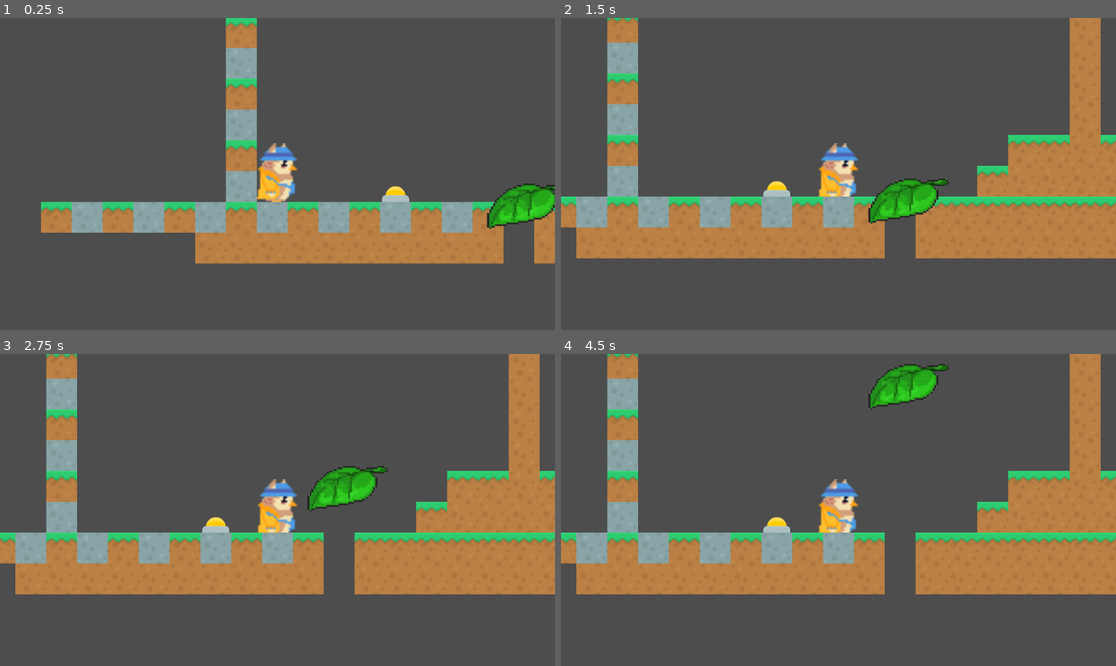
Above: before the commit, frames 1-4 (two rows, left to right).
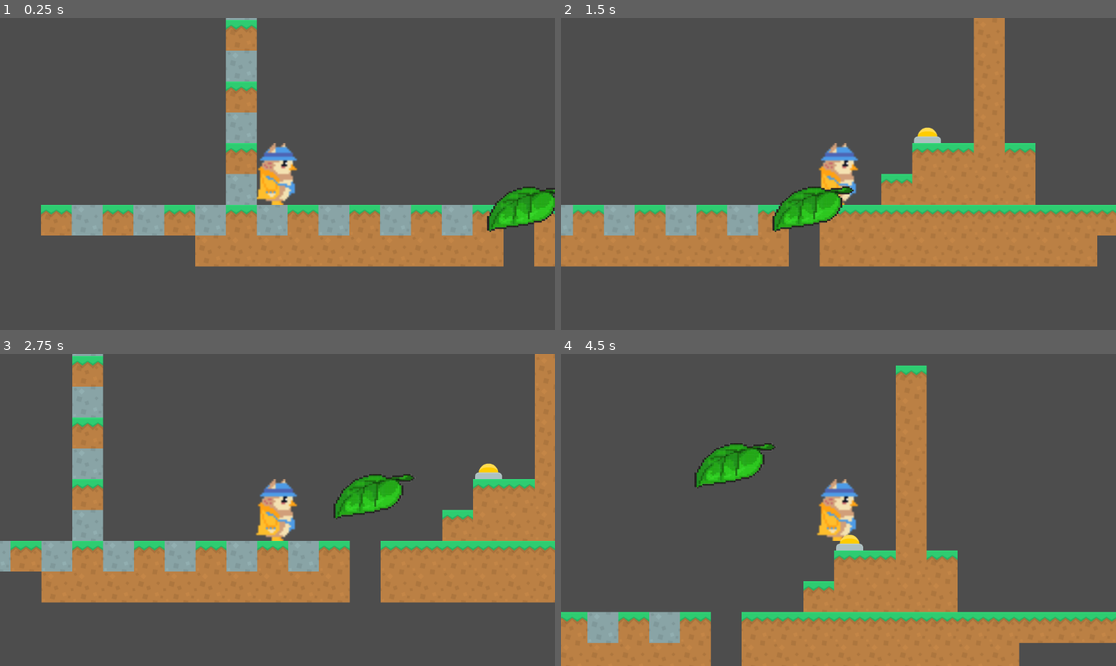
Above: after the commit, the same moments.

Repository: mikanthrop/Projektstudium_Fukurou
Game: Godot game, scene res://assets/scenes/screens/main.tscn
The game is run twice, just before and just after one commit, with the same random seed, the same clock (stepped at 60 frames per second) and the same inputs.
Inputs:
- Up to frame 1 (0.25 s): no input
- Up to frame 2 (1.5 s): tap Enter at 0.5 s; hold Shift (dash) 0.53-1.28 s; hold Right (move_right) from 0.53 s (still down); tap Space (jump) at 0.77 s; tap Ctrl (hold) at 1.35 s
- Up to frame 3 (2.75 s): tap Space (jump) at 1.52 s; release Right (move_right) at 2.03 s; hold Left (move_left) from 2.03 s (still down); hold Shift (dash) from 2.03 s (still down)
- Up to frame 4 (4.5 s): release Left (move_left) at 2.78 s; release Shift (dash) at 2.78 s; hold Right (move_right) 2.78-4.28 s; tap Ctrl (hold) at 2.85, 4.35 s; tap Space (jump) at 3.02, 3.77 s; hold Shift (dash) 3.53-4.28 s; hold Left (move_left) from 4.28 s (still down)

The runs differ from the first frame. In frame 1, 4.1% of the frame differs, in the area x 7-100%, y 0-80%; in frame 2, 27%; in frame 3, 25%; in frame 4, 49%, in the area x 0-100%, y 0-100%.

Commit message:
Fix: Jump Mesures

Diff:
--- a/assets/scenes/screens/main.tscn
+++ b/assets/scenes/screens/main.tscn
@@ -71,6 +71,7 @@
 3:1/0 = 0
 3:1/0/physics_layer_0/linear_velocity = Vector2(0, 0)
 3:1/0/physics_layer_0/angular_velocity = 0.0
+3:1/0/physics_layer_0/polygon_0/points = PackedVector2Array(-32, -32, 32, -32, 32, 32, -32, 32, -32, -32)
 4:1/0 = 0
 4:1/0/physics_layer_0/linear_velocity = Vector2(0, 0)
 4:1/0/physics_layer_0/angular_velocity = 0.0
@@ -340,16 +341,16 @@
 
 [node name="Player" parent="." instance=ExtResource("1_rvx31")]
 position = Vector2(107, 513)
-JUMP_HEIGHT = 163.488
-JUMP_TIME_TO_PEAK = 0.355
-JUMP_TIME_TO_DESCENT = 0.26
+JUMP_HEIGHT = 326.976
+JUMP_TIME_TO_PEAK = 0.51
+JUMP_TIME_TO_DESCENT = 0.41
 
 [node name="Camera2D" type="Camera2D" parent="Player"]
 
 [node name="TileMap" type="TileMap" parent="."]
 tile_set = SubResource("TileSet_8r06m")
 format = 2
-layer_0/tile_data = PackedInt32Array(589824, 1, 0, 589825, 1 …(1286 unchanged characters)… 131087, 196609, 0, 65551, 1, 0, 524293, 786433, 5, 524290, 786433, 3, 524291, 786433, 3, 524292, 786433, 3, 327680, 1, 0, 196608, 1, 0, 65536, 1, 0, 524288, 196609, 1, 393216, 196609, 1, 262144, 196609, 1, 131072, 196609, 1)
+layer_0/tile_data = PackedInt32Array(589824, 1, 0, 589825, 1 …(1286 unchanged characters)… 131087, 196609, 0, 65551, 1, 0, 524293, 851969, 2, 524290, 786433, 3, 524291, 786433, 3, 524292, 786433, 3, 327680, 1, 0, 196608, 1, 0, 65536, 1, 0, 524288, 196609, 1, 393216, 196609, 1, 262144, 196609, 1, 131072, 196609, 1, 393229, 786433, 5)
 
 [node name="PlayerRespawner" parent="." instance=ExtResource("3_ep1mn")]
 position = Vector2(175, 461)
@@ -359,7 +360,7 @@
 scale = Vector2(5, 5)
 
 [node name="bounce_shroom" parent="." instance=ExtResource("5_wf2ux")]
-position = Vector2(352, 561)
+position = Vector2(864, 427)
 
 [node name="MovingPlattform" parent="." instance=ExtResource("6_ogoal")]
 position = Vector2(510, 622)
